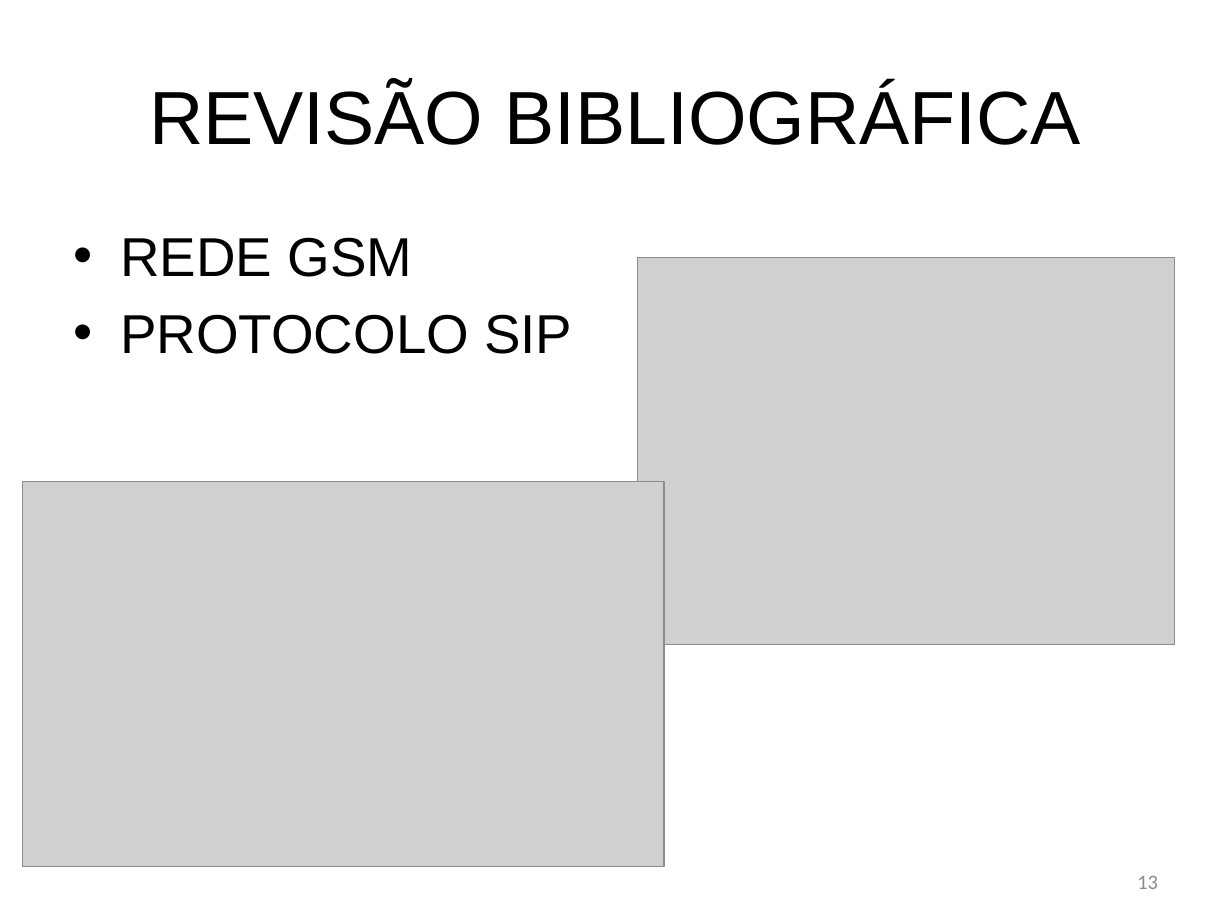
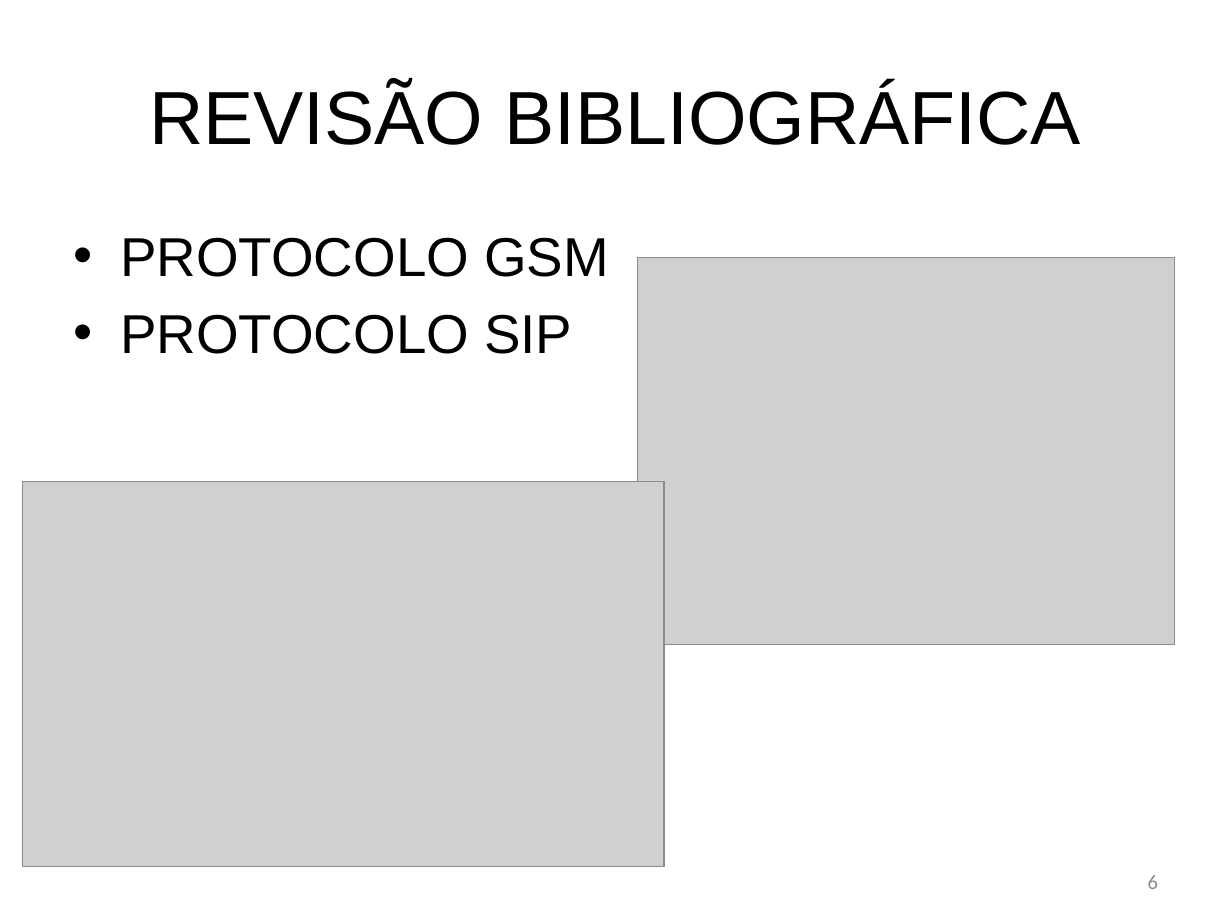
Before and after one commit to bengelbert/ifsc, a slide deck: slide 6 of tcc/docs/monograph.pptx (slide 13 before the commit). Drawn at 1232x924 pixels with LibreOffice and Linux fonts; fonts in the diff are those of the drawing; grey boxes stand for pictures. Boxes give left, top, right and bottom in pixels: in the first picture for what was removed or moved away, otherwise in the second. Text is boxed around its words. In the diff, an @@ line names an element or a change of style, - is before the commit and + after.

```diff
--- a/tcc/docs/monograph.pptx
+++ b/tcc/docs/monograph.pptx
@@ text at (120, 237, 609, 277): text changed @@
-• REDE GSM
+• PROTOCOLO GSM
@@ page number at (1148, 875, 1158, 889): text changed @@
-13
+6
```
Also in this commit, not shown: 7 other slides changed, 1 slide added, 30 slides removed, 1 other file.
